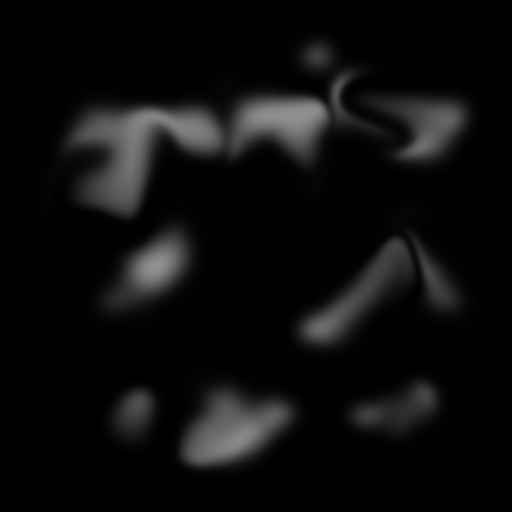
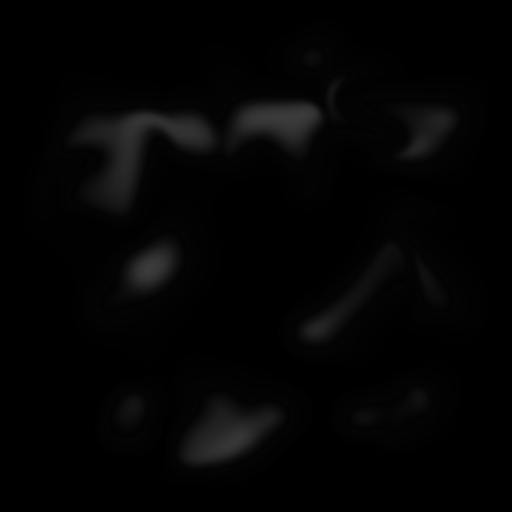
Revision of a layered (512, 512) image; what changed, layer by layer:
added layer "Layer 1" (42%) above "Background" over [56, 45, 464, 470]
added layer "Background" over [48, 33, 478, 474]
